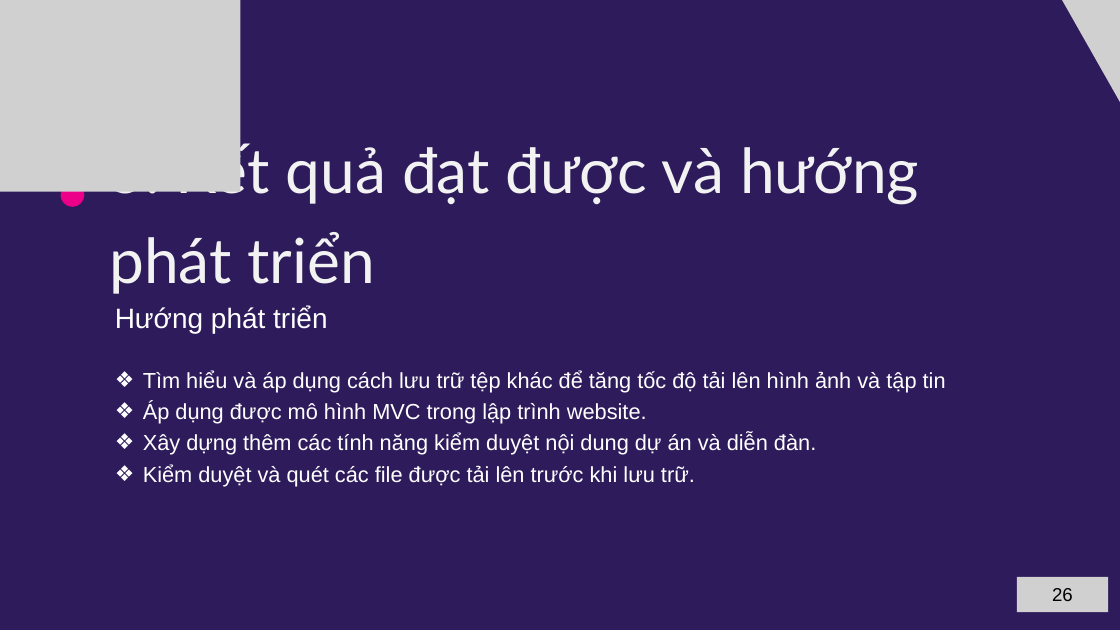
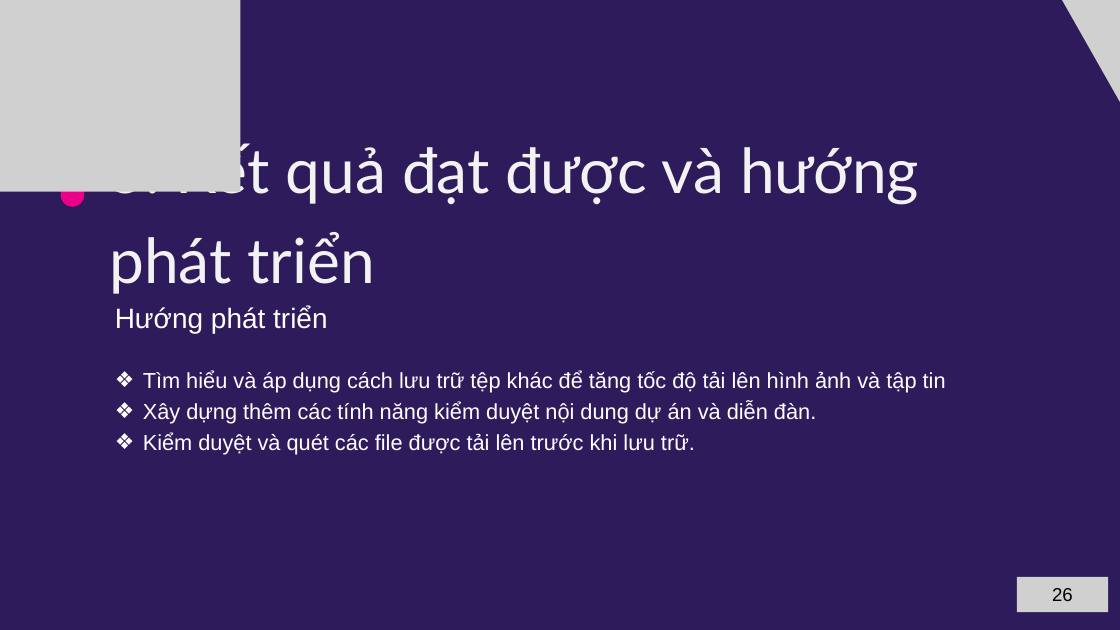
Before and after one commit to B2012257/lvtn_indieGameForum, a slide deck: slide 26 of docs/gameIndiePPT.pptx. Drawn at 1120x630 pixels with LibreOffice and Linux fonts; fonts in the diff are those of the drawing; grey boxes stand for pictures. Boxes give left, top, right and bottom in pixels: in the first picture for what was removed or moved away, otherwise in the second. Text is boxed around its words. In the diff, an @@ line names an element or a change of style, - is before the commit and + after.

```diff
--- a/docs/gameIndiePPT.pptx
+++ b/docs/gameIndiePPT.pptx
@@ text at [143, 402, 647, 424]: paragraph removed @@
-❖ Áp dụng được mô hình MVC trong lập trình website.
```
Also in this commit, not shown: 11 other slides changed, 26 other files.
